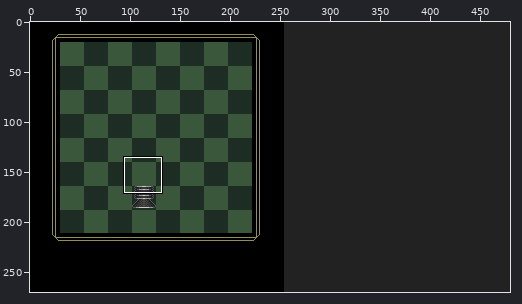
A pixel-art file gets an edit: assets/src/concepts/ship-designer.aseprite. Above, an overview of the earlier version with the close-up marked.
Close-up. The starting point:
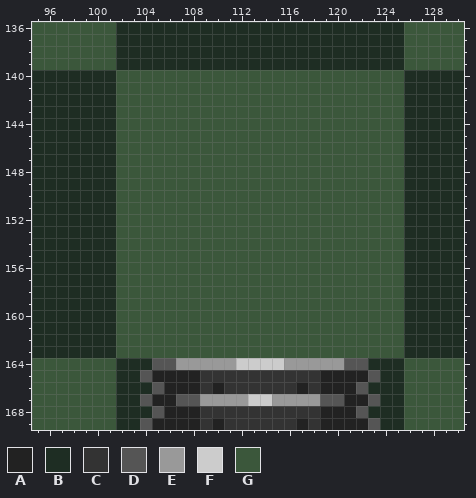
480x270 pixels, 1 frame. Shown: x 95..130, y 136..169.
Visible layers, top first: "Palette/Item: Engine A", "Palette/Pal-Background", "Grid-Designer/Grid Variant A", "Grid-Designer/Grid Border", "Background".
Palette (. is transparent): A #222222  B #1e2d23  C #333333  D #555555  E #999999  F #cccccc  G #3b573b
Pixels before, first column x 95:
136 GGGGGGGBBBBBBBBBBBBBBBBBBBBBBBBGGGGG
137 GGGGGGGBBBBBBBBBBBBBBBBBBBBBBBBGGGGG
138 GGGGGGGBBBBBBBBBBBBBBBBBBBBBBBBGGGGG
139 GGGGGGGBBBBBBBBBBBBBBBBBBBBBBBBGGGGG
140 BBBBBBBGGGGGGGGGGGGGGGGGGGGGGGGBBBBB
141 BBBBBBBGGGGGGGGGGGGGGGGGGGGGGGGBBBBB
142 BBBBBBBGGGGGGGGGGGGGGGGGGGGGGGGBBBBB
143 BBBBBBBGGGGGGGGGGGGGGGGGGGGGGGGBBBBB
144 BBBBBBBGGGGGGGGGGGGGGGGGGGGGGGGBBBBB
145 BBBBBBBGGGGGGGGGGGGGGGGGGGGGGGGBBBBB
146 BBBBBBBGGGGGGGGGGGGGGGGGGGGGGGGBBBBB
147 BBBBBBBGGGGGGGGGGGGGGGGGGGGGGGGBBBBB
148 BBBBBBBGGGGGGGGGGGGGGGGGGGGGGGGBBBBB
149 BBBBBBBGGGGGGGGGGGGGGGGGGGGGGGGBBBBB
150 BBBBBBBGGGGGGGGGGGGGGGGGGGGGGGGBBBBB
151 BBBBBBBGGGGGGGGGGGGGGGGGGGGGGGGBBBBB
152 BBBBBBBGGGGGGGGGGGGGGGGGGGGGGGGBBBBB
153 BBBBBBBGGGGGGGGGGGGGGGGGGGGGGGGBBBBB
154 BBBBBBBGGGGGGGGGGGGGGGGGGGGGGGGBBBBB
155 BBBBBBBGGGGGGGGGGGGGGGGGGGGGGGGBBBBB
156 BBBBBBBGGGGGGGGGGGGGGGGGGGGGGGGBBBBB
157 BBBBBBBGGGGGGGGGGGGGGGGGGGGGGGGBBBBB
158 BBBBBBBGGGGGGGGGGGGGGGGGGGGGGGGBBBBB
159 BBBBBBBGGGGGGGGGGGGGGGGGGGGGGGGBBBBB
160 BBBBBBBGGGGGGGGGGGGGGGGGGGGGGGGBBBBB
161 BBBBBBBGGGGGGGGGGGGGGGGGGGGGGGGBBBBB
162 BBBBBBBGGGGGGGGGGGGGGGGGGGGGGGGBBBBB
163 BBBBBBBGGGGGGGGGGGGGGGGGGGGGGGGBBBBB
164 GGGGGGGBBBDDEEEEEFFFFEEEEEDDBBBGGGGG
165 GGGGGGGBBDAAAACCCCCCCCCCAAAADBBGGGGG
166 GGGGGGGBBBDAAACACCCCCCACAAADBBBGGGGG
167 GGGGGGGBBDAADDEEEEFFEEEEDDAADBBGGGGG
168 GGGGGGGBBBDAAACCCCCCCCCCAAADBBBGGGGG
169 GGGGGGGBBDAAAACACCCCCCACAAAADBBGGGGG
After the commit:
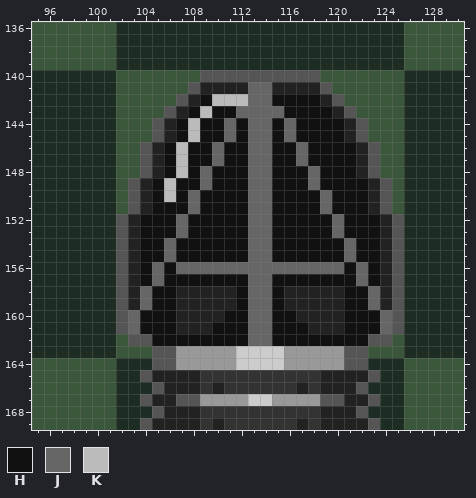
Colours new in this view: H #111111  J #666666  K #bbbbbb
Difference:
layer "Palette/Item: Cockpit A" added
Layer "Palette/Item: Cockpit A":
Colour G becomes colour A in row 141 at x 109 to 112 and 115 to 118; in row 142 at x 108 and 119; in row 143 at x 107 and 120; in rows 144 to 145 at x 106 and 121; in rows 146 to 148 at x 105 and 122; in rows 149 to 151 at x 104 and 123.
Colour G becomes colour A in rows 152 to 157 at x 103 and 124; in rows 158 to 159 at x 103, 107 to 111, 116 to 120 and 124; in row 160 at x 107 to 110 and 117 to 120; in row 161 at x 107 to 109 and 118 to 120.
Colour G becomes colour D in row 140 at x 109 to 118; in row 141 at x 108 and 119; in row 142 at x 107 and 120; in row 143 at x 106 and 121; in rows 144 to 145 at x 105 and 122; in rows 146 to 148 at x 104 and 123.
Colour G becomes colour D in rows 149 to 151 at x 103 and 124; in rows 152 to 161 at x 102 and 125; in row 162 at x 103 to 104 and 123 to 124; in row 163 at x 105 to 106 and 121 to 122.
Colour G becomes colour E in row 163 at x 107 to 111 and 116 to 120.
Colour G becomes colour F in row 163 at x 112 to 115.
Colour G becomes colour H in row 142 at x 109 and 115 to 118; in row 143 at x 108, 110 to 111 and 116 to 119; in rows 144 to 145 at x 107, 109 to 110, 112, 115 and 117 to 120; in rows 146 to 147 at x 106, 108 to 109, 111 to 112, 115 to 116 and 118 to 121; in row 148 at x 106, 108, 110 to 112, 115 to 117 and 119 to 121; in row 149 at x 105, 107 to 108, 110 to 112, 115 to 117 and 119 to 122.
Colour G becomes colour H in row 150 at x 105, 107, 109 to 112, 115 to 118 and 120 to 122; in row 151 at x 105 to 107, 109 to 112, 115 to 118 and 120 to 122; in rows 152 to 153 at x 104 to 106, 108 to 112, 115 to 119 and 121 to 123; in rows 154 to 155 at x 104 to 105, 107 to 112, 115 to 120 and 122 to 123; in row 156 at x 104, 106, 121 and 123; in row 157 at x 104, 106 to 112, 115 to 121 and 123.
Colour G becomes colour H in rows 158 to 159 at x 105 to 106, 112, 115 and 121 to 122; in row 160 at x 104 to 106, 111 to 112, 115 to 116 and 121 to 123; in row 161 at x 104 to 106, 110 to 112, 115 to 117 and 121 to 123; in row 162 at x 105 to 112 and 115 to 122.
Colour G becomes colour J in rows 141 to 142 at x 113 to 114; in row 143 at x 112 to 115; in rows 144 to 145 at x 111, 113 to 114 and 116; in rows 146 to 147 at x 110, 113 to 114 and 117; in rows 148 to 149 at x 109, 113 to 114 and 118; in rows 150 to 151 at x 108, 113 to 114 and 119.
Colour G becomes colour J in rows 152 to 153 at x 107, 113 to 114 and 120; in rows 154 to 155 at x 106, 113 to 114 and 121; in row 156 at x 105, 107 to 120 and 122; in row 157 at x 105, 113 to 114 and 122; in rows 158 to 159 at x 104, 113 to 114 and 123; in rows 160 to 161 at x 103, 113 to 114 and 124.
Colour G becomes colour J in row 162 at x 113 to 114.
Colour G becomes colour K in row 142 at x 110 to 112; in row 143 at x 109; in rows 144 to 145 at x 108; in rows 146 to 148 at x 107; in rows 149 to 150 at x 106.
